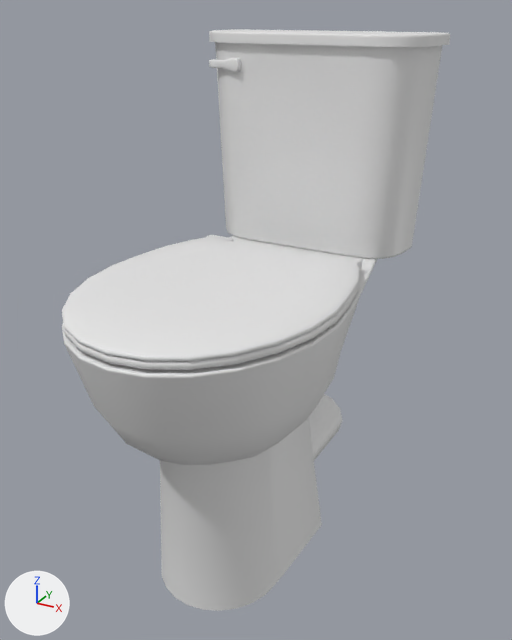
Before and after pictures for a commit that changed the FBX model Assets/ART/Meshes/BATHROOM/SM_Toilet.fbx.
Rendered twice from a 50 mm lens placed at (0.79, -1.248, 1.353), pointed at (0.026, 0.141, 0.659). Lighting does not change. The marker at lower left points along +X, +Y and +Z. The first picture is the older version. Where no turn or scale is listed for an object, it has been applied to the vertices.

Before the edit, the objects in view are built like this:
```python
me_mesh = bpy.data.meshes.new('Mesh')
me_mesh.from_pydata(...)  # 720 vertices, 724 faces; spans x -0.313..0.313, y -0.375..0.62, z 0.0..1.3
me_mesh_001 = bpy.data.meshes.new('Mesh.001')
me_mesh_001.from_pydata(...)  # 260 vertices, 268 faces; spans x -0.294..0.294, y -0.703..0.015, z 0.0..0.018
me_mesh_002 = bpy.data.meshes.new('Mesh.002')
me_mesh_002.from_pydata(...)  # 76 vertices, 94 faces; spans x -0.0782..0.0254, y -0.0198..0.0157, z -0.0171..0.0171
me_mesh_003 = bpy.data.meshes.new('Mesh.003')
me_mesh_003.from_pydata(...)  # 323 vertices, 344 faces; spans x -0.292..0.292, y -0.704..0.0, z 0.0..0.042
ob_sm_toilet = bpy.data.objects.new('SM_Toilet', me_mesh)
ob_sm_toilet.location = (0.0, 0.0, 0.0)
ob_sm_toilet_flush = bpy.data.objects.new('SM_Toilet_Flush', me_mesh_002)
ob_sm_toilet_flush.location = (-0.198, 0.427, 1.221)
ob_sm_toilet_top_01 = bpy.data.objects.new('SM_Toilet_Top_01', me_mesh_001)
ob_sm_toilet_top_01.location = (0.0, 0.332, 0.762)
ob_sm_toilet_top_02 = bpy.data.objects.new('SM_Toilet_Top_02', me_mesh_003)
ob_sm_toilet_top_02.location = (0.0, 0.332, 0.762)
```
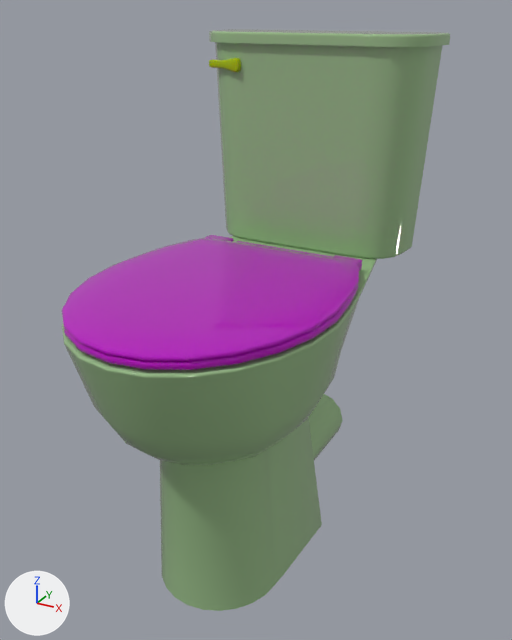
Where the change shows, as pixel boxes (x1, y1, x2, y2) in the pictures (512 x 640 px):
'SM_Toilet', recoloured (white to green): (62, 29, 450, 611) in both
'SM_Toilet_Top_02', recoloured (white to pink): (62, 235, 362, 361) in both
'SM_Toilet_Top_01', recoloured: (63, 241, 359, 370) in both
'SM_Toilet_Flush', recoloured (white to yellow): (209, 58, 241, 72) in both

Edits to the bpy script that builds the scene:
```text
Add mat_m_metal_01:
    mat_m_metal_01 = principled_material('M_Metal_01')
    mat_m_metal_01.base_color = (0.374, 0.5, 0.0)  # yellow #a5bc00
    mat_m_metal_01.roughness = 0.0
Add mat_m_iron_painted:
    mat_m_iron_painted = principled_material('M_Iron_Painted')
    mat_m_iron_painted.base_color = (0.316, 0.5, 0.25)  # green #98bc89
    mat_m_iron_painted.roughness = 0.0
Add mat_m_plastic_03:
    mat_m_plastic_03 = principled_material('M_Plastic_03')
    mat_m_plastic_03.base_color = (0.46, 0.0, 0.5)  # pink #b500bc
    mat_m_plastic_03.roughness = 0.0
Change me_mesh_002:
    where me_mesh_002.from_pydata(...)  # 76 vertices, 94 faces; spans x -0.0782..0.0254, y -0.0198..0.0157, z -0.0171..0.0171
    add me_mesh_002.materials.append(mat_m_metal_01)  # yellow #a5bc00
Change me_mesh:
    where me_mesh.from_pydata(...)  # 720 vertices, 724 faces; spans x -0.313..0.313, y -0.375..0.62, z 0.0..1.3
    add me_mesh.materials.append(mat_m_iron_painted)  # green #98bc89
Change me_mesh_001:
    where me_mesh_001.from_pydata(...)  # 260 vertices, 268 faces; spans x -0.294..0.294, y -0.703..0.015, z 0.0..0.018
    add me_mesh_001.materials.append(mat_m_plastic_03)  # pink #b500bc
Change me_mesh_003:
    where me_mesh_003.from_pydata(...)  # 323 vertices, 344 faces; spans x -0.292..0.292, y -0.704..0.0, z 0.0..0.042
    add me_mesh_003.materials.append(mat_m_plastic_03)  # pink #b500bc
```
